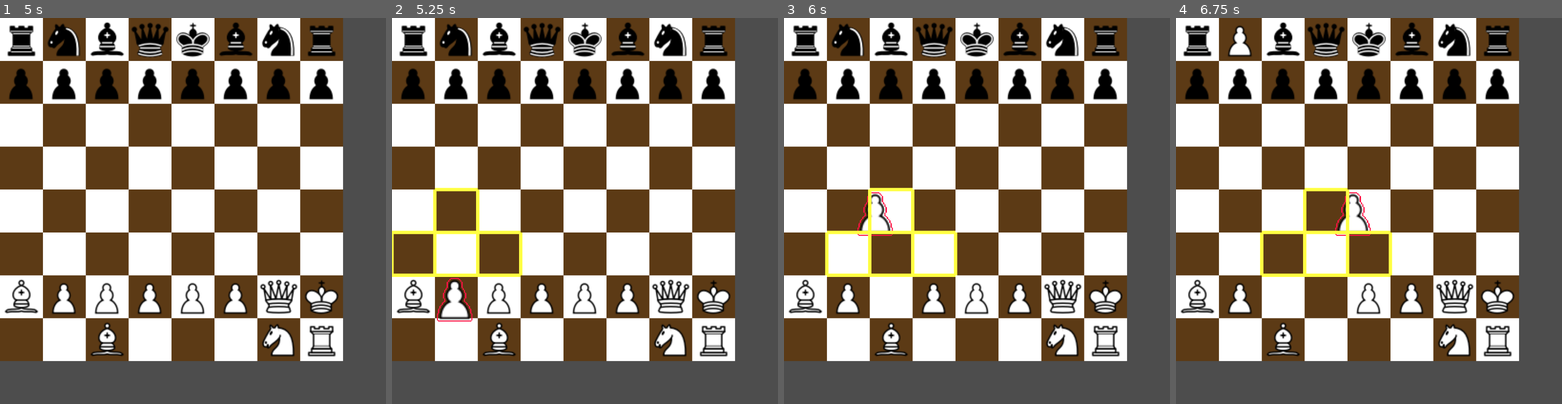
Above: before the commit, frames 1-4 (left to right).
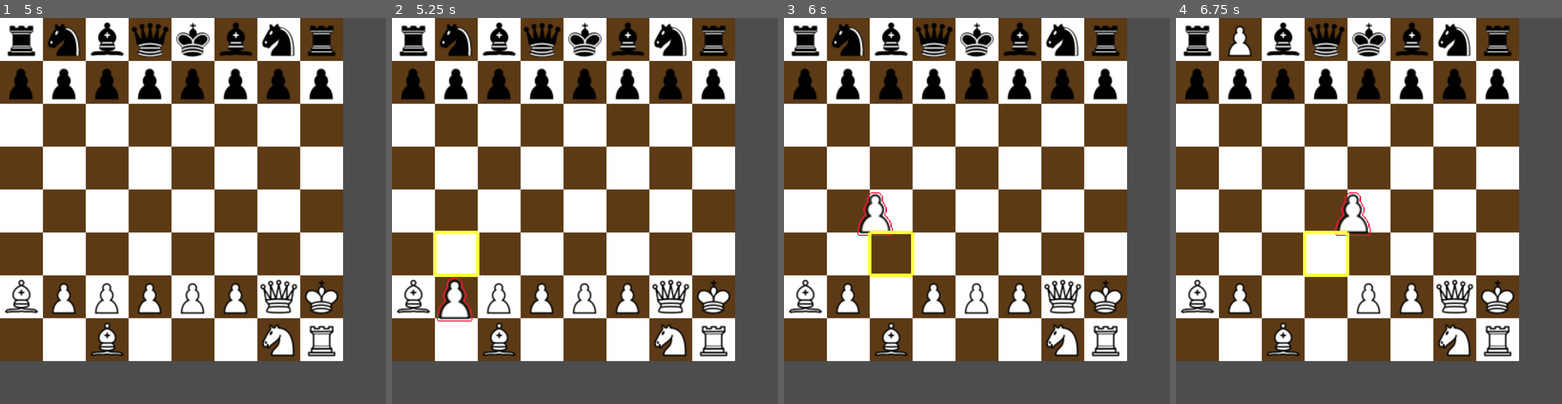
Above: after the commit, the same moments.

Repository: telamonian/chess_2d
Game: Godot game, scene res://game/game_2d.tscn
Same seed, same stepped clock (60 frames per second), same inputs: the game is played once before the commit and once after it.
Inputs (mouse positions are in pixels of both pictures, inside the frame that each line leads up to):
- Up to frame 1 (5 s): tap Enter at 0.5 s; drag from (23, 338) to (320, 338) at 0.52 s; drag from (65, 338) to (277, 338) at 1.27 s; move the mouse to (108, 338) at 2.02 s; click (108, 338) at 2.17 s; tap Space at 2.75 s; drag from (235, 338) to (23, 295) at 2.77 s; drag from (150, 338) to (277, 295) at 3.52 s; drag from (193, 338) to (320, 295) at 4.27 s
- Up to frame 2 (5.25 s): move the mouse to (457, 295) at 5.02 s; click (457, 295) at 5.17 s
- Up to frame 3 (6 s): tap Enter at 5.75 s; drag from (892, 295) to (849, 41) at 5.77 s
- Up to frame 4 (6.75 s): drag from (1326, 295) to (1411, 41) at 6.52 s

Frame 1 is identical in both runs. In frame 2, 0.9% of the frame differs, in the area x 0-34%, y 43-68%; in frame 3, 0.9%; in frame 4, 0.9%, in the area x 21-57%, y 43-68%.

Commit message:
moved get_moves and related infrastructure to Piece2D

Diff:
--- a/game/board/board_2d.gd
+++ b/game/board/board_2d.gd
@@ -1,11 +1,17 @@
 extends Node2D
 class_name Board2D
+
+var FILES: int
+var ROWS: int
 
 @onready var tmlayer = $TileMapLayer
 @onready var highlights = $Highlights
 
-func spawn_board():
-  tmlayer.spawn_board()
+func spawn_board(files: int, rows: int):
+  FILES = files
+  ROWS = rows
+
+  tmlayer.spawn_board(FILES, ROWS)
 
 func grid_to_local(grid_pos: Vector2i) -> Vector2:
   return tmlayer.grid_to_local(grid_pos)
@@ -28,8 +34,8 @@
   pass
 
 func _on_piece_drag_started(piece: Piece2D):
-  var player = get_parent().get_node("Player_manager").players[piece.color]
-  var raw_moves = player.get_moves(piece.type, piece.grid_position)
+  var player = get_parent().get_node("Player_manager").players[piece.player_id]
+  var raw_moves = piece.get_moves(player)
   # TODO: add real move validation code
   var moves: Array[Vector2i]
   if piece.type in [Enum.Ptype.BISHOP, Enum.Ptype.ROOK, Enum.Ptype.QUEEN]:
--- a/game/board/board_tmlayer.gd
+++ b/game/board/board_tmlayer.gd
@@ -1,21 +1,24 @@
 extends TileMapLayer
-
-const FILES = 8
-const ROWS = 8
 
 const DARK_SQUARE = Vector2i(0, 0)
 const DARK_SQUARE_SOURCE = 2
 const LIGHT_SQUARE = Vector2i(0, 0)
 const LIGHT_SQUARE_SOURCE = 1
 
-func spawn_board():
+var FILES: int
+var ROWS: int
+
+func spawn_board(files: int, rows: int):
+  FILES = files
+  ROWS = rows
+
   for file in range(FILES):
     for row in range(ROWS):
       var parity = (file % 2 + row % 2) % 2
       var square = LIGHT_SQUARE if parity else DARK_SQUARE
       var source = LIGHT_SQUARE_SOURCE if parity else DARK_SQUARE_SOURCE
 
-      var inverse_row = 7 - row
+      var inverse_row = ROWS - 1 - row
       # use inverse row to paint the squares bottom-to-top
       set_cell(Vector2(file, inverse_row), source, square)
 
--- a/game/game_2d.gd
+++ b/game/game_2d.gd
@@ -5,7 +5,7 @@
 @onready var board = $Board_2d
 
 func spawn_game():
-  board.spawn_board()
+  board.spawn_board(8, 8)
 
   player_man.spawn_player(0, Enum.Pcolor.WHITE)
   player_man.spawn_player(1, Enum.Pcolor.BLACK)
--- a/game/piece/piece_2d.gd
+++ b/game/piece/piece_2d.gd
@@ -33,25 +33,6 @@
   $piece_sprite.setup(color, type)
   position = pos
 
-
-# Called when the node enters the scene tree for the first time.
-func _ready() -> void:
-  input_event.connect(_on_input_event)
-
-
-# Called every frame. 'delta' is the elapsed time since the previous frame.
-func _process(delta: float) -> void:
-  if is_dragged:
-    position = get_global_mouse_position()
-
-
-func _on_input_event(viewport: Node, event: InputEvent, shape_idx: int) -> void:
-  if event is InputEventMouseButton and event.button_index == MOUSE_BUTTON_LEFT:
-    if event.pressed:
-      start_drag()
-    elif is_dragged:
-      end_drag()
-
 func start_drag():
   is_dragged = true
   $piece_sprite.set_highlight()
@@ -65,3 +46,109 @@
   is_dragged = false
 
   get_parent().piece_drag_ended.emit(self)
+
+func moves_pawn(player: Player2D) -> Array[Vector2i]:
+  var file = grid_position.x
+  var row = grid_position.y
+
+  return [Vector2i(file, row + 1*player.pawn_dir)]
+  #return [
+    #Vector2i(file, row + 1*pawn_dir),
+    #Vector2i(file + 1, row + 1*pawn_dir),
+    #Vector2i(file - 1, row + 1*pawn_dir),
+    #Vector2i(file, row + 2*pawn_dir)
+  #]
+
+func moves_knight() -> Array[Vector2i]:
+  var file = grid_position.x
+  var row = grid_position.y
+  var moves: Array[Vector2i] = []
+
+  for i in [-2, 2]:
+    for j in [-1, 1]:
+      moves.append(Vector2i(file + i, row + j))
+      moves.append(Vector2i(file + j, row + i))
+
+  return moves
+
+func moves_king() -> Array[Vector2i]:
+  var file = grid_position.x
+  var row = grid_position.y
+  var moves: Array[Vector2i] = []
+
+  for i in [-1, 0, 1]:
+    for j in [-1, 0, 1]:
+      if i != 0 or j != 0:
+        moves.append(Vector2i(file + i, row + j))
+
+  return moves
+
+func moves_rook() -> Array[Array]:
+  var file = grid_position.x
+  var row = grid_position.y
+  var moves: Array[Array] = []
+
+  for i in [-1, 1]:
+    var moves_file: Array[Vector2i] = []
+    var moves_row: Array[Vector2i] = []
+
+    for j in range(1, 8):
+        moves_file.append(Vector2i(file, row + i*j))
+        moves_row.append(Vector2i(file + i*j, row))
+
+    moves.append(moves_file)
+    moves.append(moves_row)
+
+  return moves
+
+func moves_bishop() -> Array[Array]:
+  var file = grid_position.x
+  var row = grid_position.y
+  var moves: Array[Array] = []
+
+  for i in [-1, 1]:
+    var moves_positive_diagonal: Array[Vector2i] = []
+    var moves_negative_diagonal: Array[Vector2i] = []
+
+    for j in range(1, 8):
+        moves_positive_diagonal.append(Vector2i(file + i*j, row + i*j))
+        moves_negative_diagonal.append(Vector2i(file - i*j, row + i*j))
+
+    moves.append(moves_positive_diagonal)
+    moves.append(moves_negative_diagonal)
+
+  return moves
+
+func moves_queen() -> Array[Array]:
+  var moves = moves_rook()
+  moves.append_array(moves_bishop())
+  return moves
+
+func get_moves(player: Player2D):
+  match type:
+    Enum.Ptype.KING:
+      return moves_king()
+    Enum.Ptype.QUEEN:
+      return moves_queen()
+    Enum.Ptype.BISHOP:
+      return moves_bishop()
+    Enum.Ptype.KNIGHT:
+      return moves_knight()
+    Enum.Ptype.ROOK:
+      return moves_rook()
+    Enum.Ptype.PAWN:
+      return moves_pawn(player)
+
+func _ready() -> void:
+  input_event.connect(_on_input_event)
+
+func _process(delta: float) -> void:
+  if is_dragged:
+    position = get_global_mouse_position()
+
+func _on_input_event(viewport: Node, event: InputEvent, shape_idx: int) -> void:
+  if event is InputEventMouseButton and event.button_index == MOUSE_BUTTON_LEFT:
+    if event.pressed:
+      start_drag()
+    elif is_dragged:
+      end_drag()
--- a/game/player/player_2d.gd
+++ b/game/player/player_2d.gd
@@ -9,9 +9,6 @@
 var row_front: int
 var row_promote: int
 var pawn_dir: int
-
-#var pieces: Dictionary[Vector2i, Piece2D] = {}
-
 
 func setup(new_id: int, new_color: Enum.Pcolor):
   id = new_id
@@ -27,103 +24,3 @@
     row_front = 6
     row_promote = 0
     pawn_dir = -1
-
-func moves_pawn(grid_pos: Vector2i) -> Array[Vector2i]:
-  var file = grid_pos.x
-  var row = grid_pos.y
-  return [
-    Vector2i(file, row + 1*pawn_dir),
-    Vector2i(file + 1, row + 1*pawn_dir),
-    Vector2i(file - 1, row + 1*pawn_dir),
-    Vector2i(file, row + 2*pawn_dir)
-  ]
-
-func moves_knight(grid_pos: Vector2i) -> Array[Vector2i]:
-  var file = grid_pos.x
-  var row = grid_pos.y
-  var moves: Array[Vector2i] = []
-
-  for i in [-2, 2]:
-    for j in [-1, 1]:
-      moves.append(Vector2i(file + i, row + j))
-      moves.append(Vector2i(file + j, row + i))
-
-  return moves
-
-func moves_king(grid_pos: Vector2i) -> Array[Vector2i]:
-  var file = grid_pos.x
-  var row = grid_pos.y
-  var moves: Array[Vector2i] = []
-
-  for i in [-1, 0, 1]:
-    for j in [-1, 0, 1]:
-      if i != 0 or j != 0:
-        moves.append(Vector2i(file + i, row + j))
-
-  return moves
-
-func moves_rook(grid_pos: Vector2i) -> Array[Array]:
-  var file = grid_pos.x
-  var row = grid_pos.y
-  var moves: Array[Array] = []
-
-  for i in [-1, 1]:
-    var moves_file: Array[Vector2i] = []
-    var moves_row: Array[Vector2i] = []
-
-    for j in range(1, 8):
-        moves_file.append(Vector2i(file, row + i*j))
-        moves_row.append(Vector2i(file + i*j, row))
-
-    moves.append(moves_file)
-    moves.append(moves_row)
-
-  return moves
-
-func moves_bishop(grid_pos: Vector2i) -> Array[Array]:
-  var file = grid_pos.x
-  var row = grid_pos.y
-  var moves: Array[Array] = []
-
-  for i in [-1, 1]:
-    var moves_positive_diagonal: Array[Vector2i] = []
-    var moves_negative_diagonal: Array[Vector2i] = []
-
-    for j in range(1, 8):
-        moves_positive_diagonal.append(Vector2i(file + i*j, row + i*j))
-        moves_negative_diagonal.append(Vector2i(file - i*j, row + i*j))
-
-    moves.append(moves_positive_diagonal)
-    moves.append(moves_negative_diagonal)
-
-  return moves
-
-func moves_queen(grid_pos: Vector2i) -> Array[Array]:
-  var moves = moves_rook(grid_pos)
-  moves.append_array(moves_bishop(grid_pos))
-  return moves
-
-func get_moves(type: Enum.Ptype, grid_pos: Vector2i):
-  match type:
-    Enum.Ptype.KING:
-      return moves_king(grid_pos)
-    Enum.Ptype.QUEEN:
-      return moves_queen(grid_pos)
-    Enum.Ptype.BISHOP:
-      return moves_bishop(grid_pos)
-    Enum.Ptype.KNIGHT:
-      return moves_knight(grid_pos)
-    Enum.Ptype.ROOK:
-      return moves_rook(grid_pos)
-    Enum.Ptype.PAWN:
-      return moves_pawn(grid_pos)
-
-
-# Called when the node enters the scene tree for the first time.
-func _ready() -> void:
-  pass # Replace with function body.
-
-
-# Called every frame. 'delta' is the elapsed time since the previous frame.
-func _process(delta: float) -> void:
-  pass
